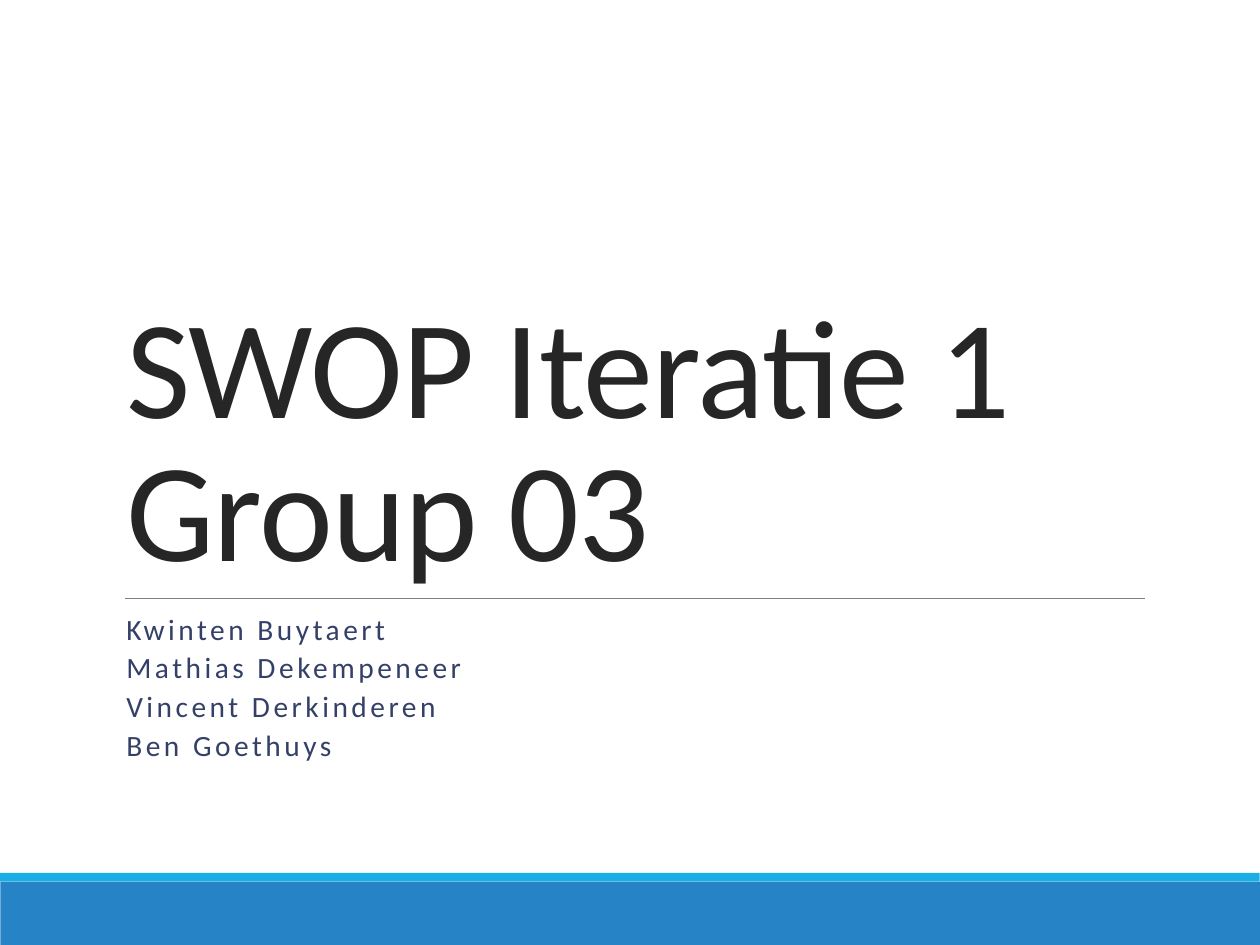
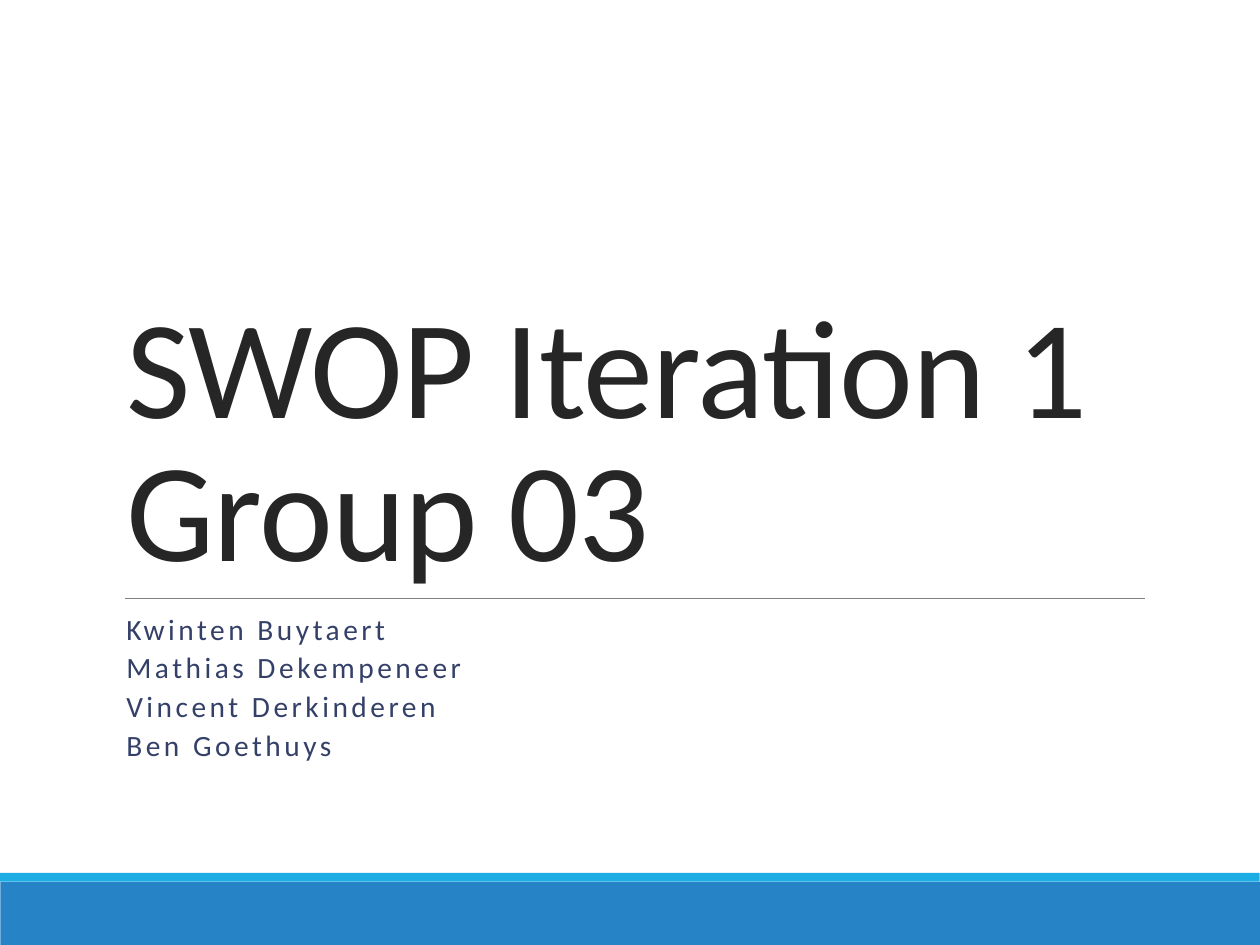
Before and after one commit to BenGoethuys/SwOp-Group03, a slide deck: slide 1 of Iteratie 1/PresentatieIteratie1Group03.pptx. Drawn at 1260x945 pixels with LibreOffice and Linux fonts; fonts in the diff are those of the drawing. Boxes give left, top, right and bottom in pixels: in the first picture for what was removed or moved away, otherwise in the second. Text is boxed around its words. In the diff, an @@ line names an element or a change of style, - is before the commit and + after.

```diff
--- a/Iteratie 1/PresentatieIteratie1Group03.pptx
+++ b/Iteratie 1/PresentatieIteratie1Group03.pptx
@@ title at <box>126,321,1087,584</box>: text changed @@
-SWOP Iteratie 1
-Group 03
+SWOP Iteration 1
+Group 03
```
Also in this commit, not shown: 1 other file.
